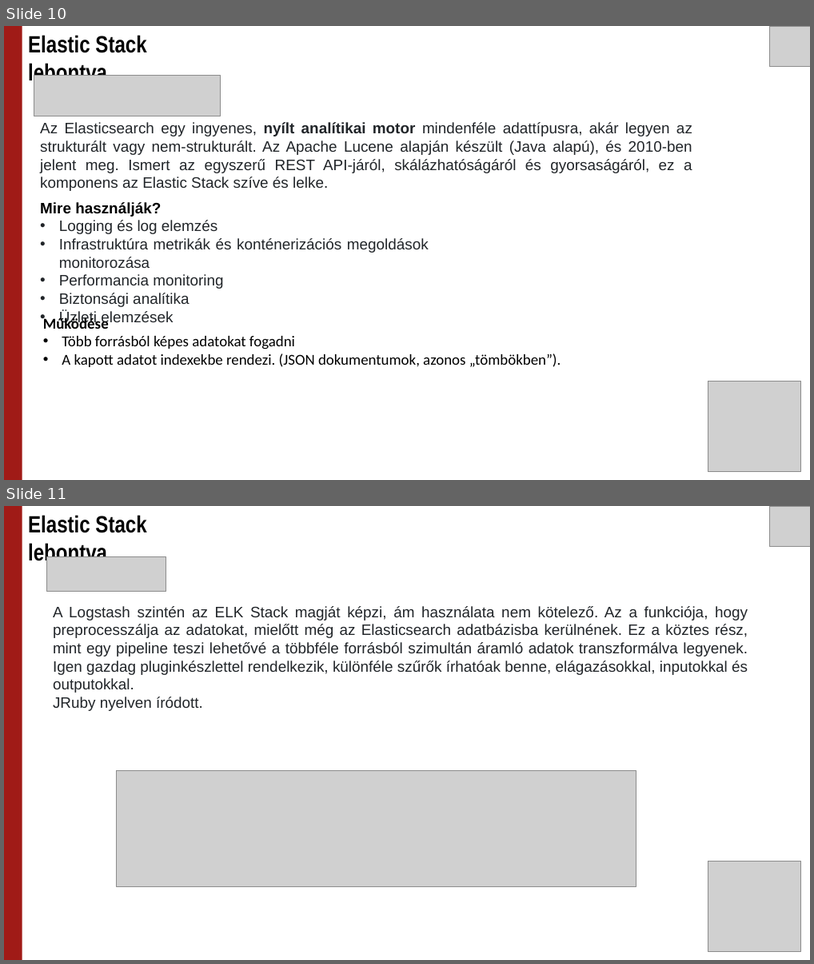
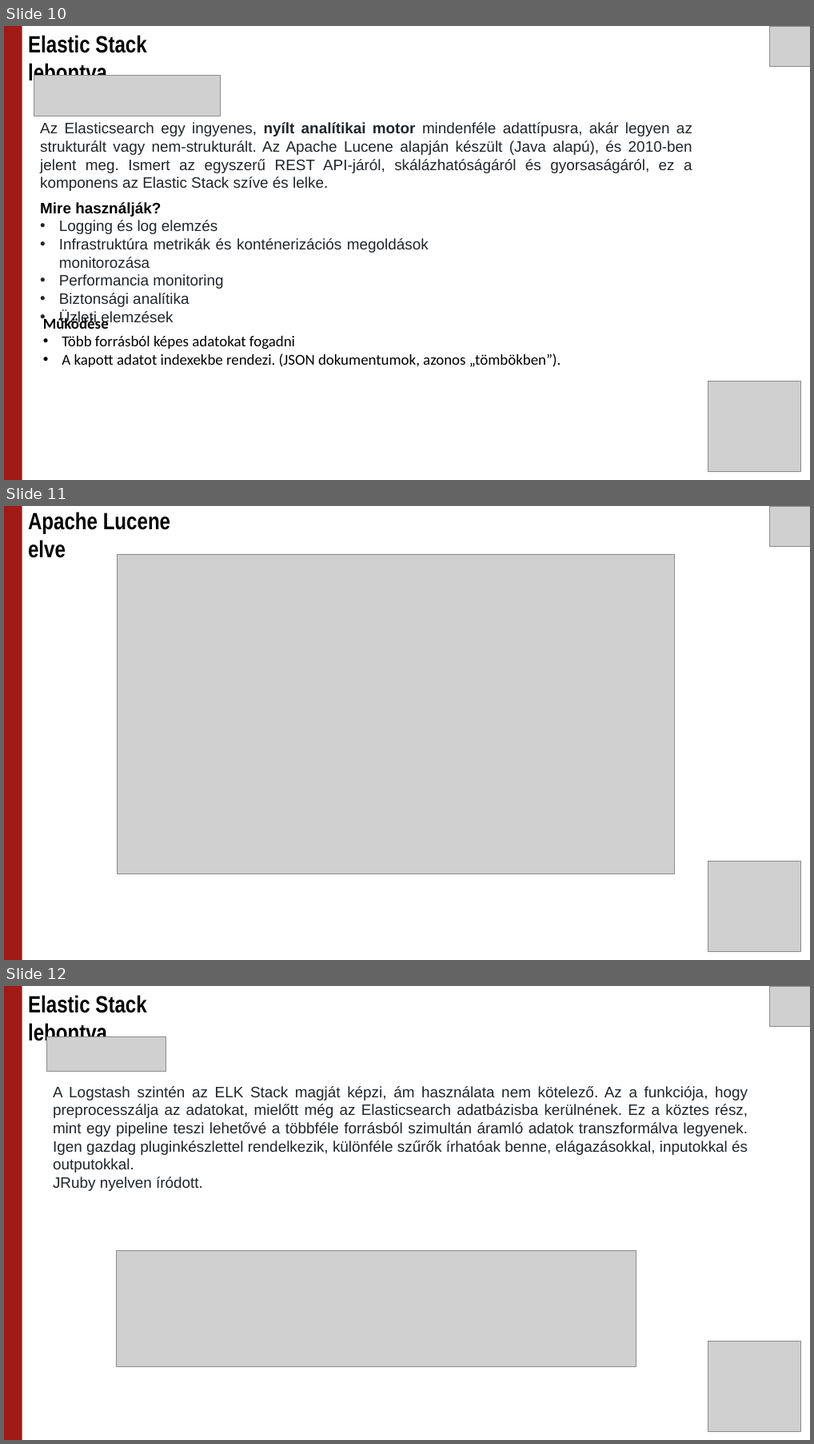
Before and after one commit to Uni-Sopron/temalabor-o21-I-NEW-Centralized-log-server, a slide deck: Témalabor - Centralized log server.pptx. Shown one above the other, each under a label of ours: slides 10 and 11 before the commit, slides 10, 11 and 12 after it. The pictures are 814x964 and 814x1444 pixels, drawn with LibreOffice and Linux fonts; fonts in the diff are those of the drawing; grey boxes stand for pictures. Boxes give left, top, right and bottom in pixels: in the first picture for what was removed or moved away, otherwise in the second. Text is boxed around its words. In the diff, an @@ line names an element or a change of style, - is before the commit and + after.

```diff
--- a/Témalabor - Centralized log server.pptx
+++ b/Témalabor - Centralized log server.pptx
@@ slide 11 added at bbox=[4, 506, 810, 960], background #FFFFFF @@
@@ rectangle added at bbox=[4, 506, 22, 960], fill #A01B17 @@
@@ text added at bbox=[28, 512, 170, 558], 28 pt, text #000000, bold @@
+Apache Lucene elve
@@ picture added at bbox=[770, 506, 810, 547] @@
@@ picture added at bbox=[117, 554, 674, 873] @@
@@ picture added at bbox=[709, 861, 802, 952] @@
@@ what was slide 11 is now slide 12 @@
```
Also in this commit, not shown: 7 slides changed.
